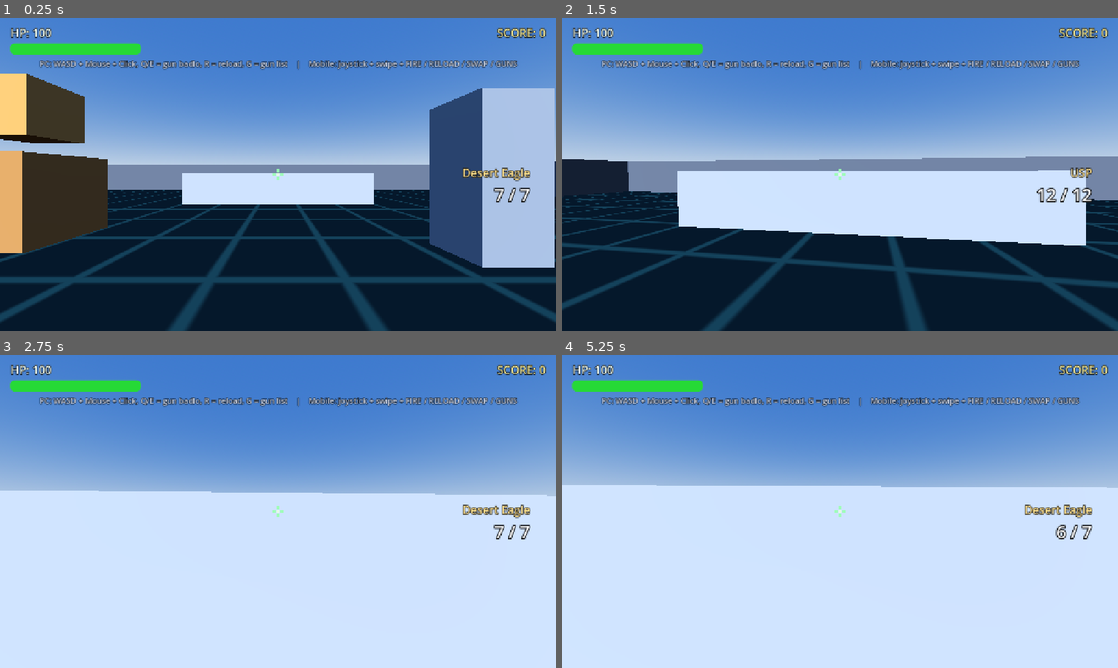
Above: before the commit, frames 1-4 (two rows, left to right).
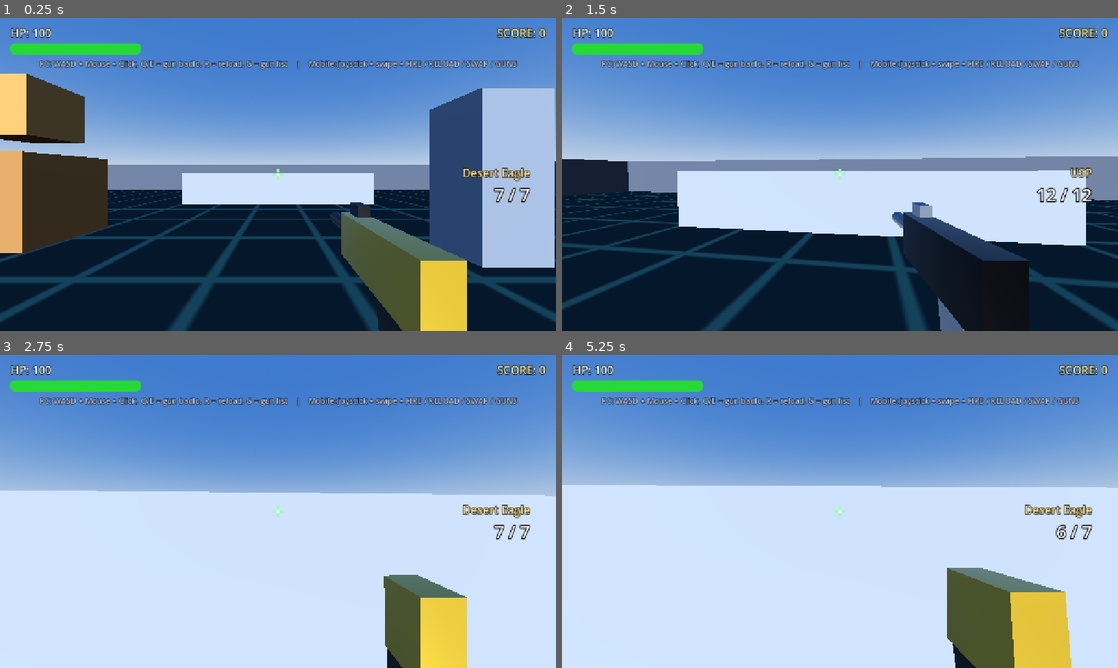
Above: after the commit, the same moments.

Repository: lk0024709-ux/Godot-fps-game-like-free-fire
Game: Godot game, scene res://scenes/main.tscn
Same seed, same stepped clock (60 frames per second), same inputs: the game is played once before the commit and once after it.
Inputs (mouse positions are in pixels of both pictures, inside the frame that each line leads up to):
- Up to frame 1 (0.25 s): no input
- Up to frame 2 (1.5 s): tap Enter at 0.5 s; move the mouse to (867, 174) at 0.52 s; press the mouse at (867, 174) at 0.53 s; hold W (move_forward) from 0.53 s (still down); tap Space (jump) at 0.77 s; move the mouse to (812, 174) at 1.27 s; release the mouse at (812, 174) at 1.28 s; tap E (next_weapon) at 1.35 s
- Up to frame 3 (2.75 s): keep holding W (move_forward); tap Space (jump) at 1.52 s; move the mouse to (289, 505) at 2.02 s; tap Q (prev_weapon) at 2.1 s
- Up to frame 4 (5.25 s): keep holding W (move_forward); tap Space (jump) at 2.75, 3.02, 3.77, 4.52 s; move the mouse to (834, 517) at 2.77 s; tap 1 at 2.85 s; click (834, 517) at 2.92 s; move the mouse to (878, 514) at 3.52 s; press the mouse at (878, 514) at 3.53 s; tap R (reload) at 4.15 s; move the mouse to (795, 508) at 4.27 s; release the mouse at (795, 508) at 4.28 s; tap E (next_weapon) at 4.35 s; move the mouse to (845, 511) at 5.02 s; tap Q (prev_weapon) at 5.1 s; click (845, 511) at 5.17 s

The runs differ from the first frame. In frame 1, 5.9% of the frame differs, in the area x 59-84%, y 58-100%; in frame 2, 2.1%; in frame 3, 4.1%; in frame 4, 6.2%, in the area x 69-92%, y 68-100%.
Error before the commit: Parse Error: Cannot infer the type of "mat" variable because the value doesn't have a set type. (res://scripts/enemy.gd:46)

Commit message:
Parse gate ne pakde do asli bugs fix: 1) assets.gd: 'ConeMesh' Godot 4.2 me exist nahi karta -> cone CylinderMesh (top_radius=0) se banta hai 2) enemy.gd: 'var mat := mesh.get_active_material(0)' -> type infer nahi ho sakta tha (parse error)    Matlab enemies ka script PEHLE SE load nahi ho raha tha (wo sirf dikhte the, chalte nahi the!) -> ab typed helper se fix 3) hud.gd: gun-picker ka tag ab explicit String type
Co-authored-by: arena-agent <297053741+arena-agent@users.noreply.github.com>

Diff:
--- a/scripts/assets.gd
+++ b/scripts/assets.gd
@@ -76,15 +76,15 @@
 	return node
 
 
-## Cone (shanka) mesh -> flash hider / choke ke liye
-## Dhyaan do: cone ka mota hissa (bottom) peeche rehta hai aur nok (top) aage
-## (-Z) ki taraf, isliye rotation X pe -90 degree hota hai.
+## Cone (shanka) mesh -> flash hider / choke ke liye.
+## NOTE: Godot 4 me koi "ConeMesh" class nahi hai! Cone CylinderMesh se banta hai
+## jiska ek radius 0 ho (top_radius = 0). Mota hissa peeche, nok aage (-Z).
 static func _cone(parent: Node3D, radius: float, height: float, mat: Material, pos: Vector3,
 		rot: Vector3 = Vector3.ZERO) -> MeshInstance3D:
 	var node := MeshInstance3D.new()
-	var mesh := ConeMesh.new()
+	var mesh := CylinderMesh.new()
+	mesh.top_radius = 0.0
 	mesh.bottom_radius = radius
-	mesh.top_radius = 0.0
 	mesh.height = height
 	mesh.radial_segments = 10
 	mesh.rings = 1
--- a/scripts/enemy.gd
+++ b/scripts/enemy.gd
@@ -42,16 +42,23 @@
 	_avoid_side = 1.0 if randf() < 0.5 else -1.0
 
 	# Har enemy ka apna material copy -> sirf wahi enemy laal flash kare
-	for mesh in [body_mesh, head_mesh]:
-		var mat := mesh.get_active_material(0)
-		if mat != null:
-			var copy := mat.duplicate() as StandardMaterial3D
-			if copy != null:
-				mesh.material_override = copy
-				_materials.append(copy)
-				_base_colors.append(copy.albedo_color)
+	_make_flash_material(body_mesh)
+	_make_flash_material(head_mesh)
 
 	_find_player()
+
+
+## Ek mesh ka material copy karke usko flash karne layak banata hai
+func _make_flash_material(mesh: MeshInstance3D) -> void:
+	var mat: Material = mesh.get_active_material(0)
+	if mat == null:
+		return
+	var copy: StandardMaterial3D = mat.duplicate() as StandardMaterial3D
+	if copy == null:
+		return
+	mesh.material_override = copy
+	_materials.append(copy)
+	_base_colors.append(copy.albedo_color)
 
 
 func _find_player() -> void:
--- a/scripts/hud.gd
+++ b/scripts/hud.gd
@@ -147,7 +147,7 @@
 	for i in list.size():
 		var weapon: Dictionary = list[i]
 		var button := Button.new()
-		var tag := DATA.short_tag(String(weapon.get("shape", "rifle")))
+		var tag: String = DATA.short_tag(String(weapon.get("shape", "rifle")))
 		button.text = "[%s] %s" % [tag, String(weapon.get("name", "?"))]
 		button.focus_mode = Control.FOCUS_NONE
 		button.custom_minimum_size = Vector2(210, 42)
